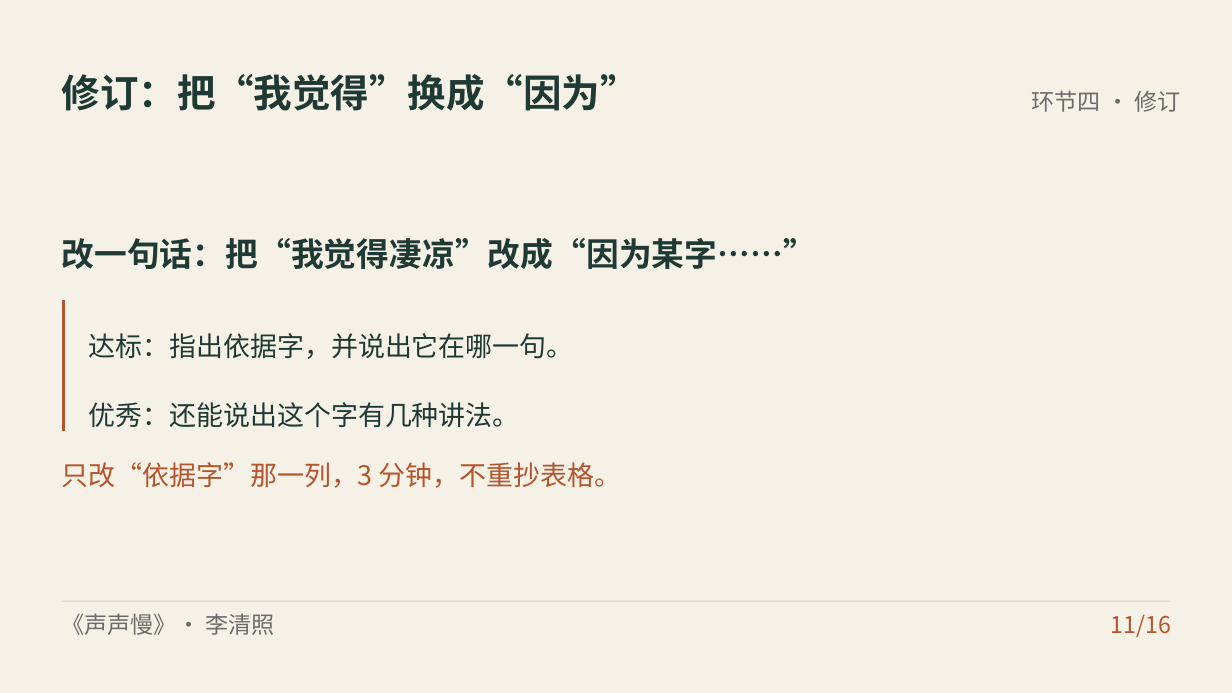
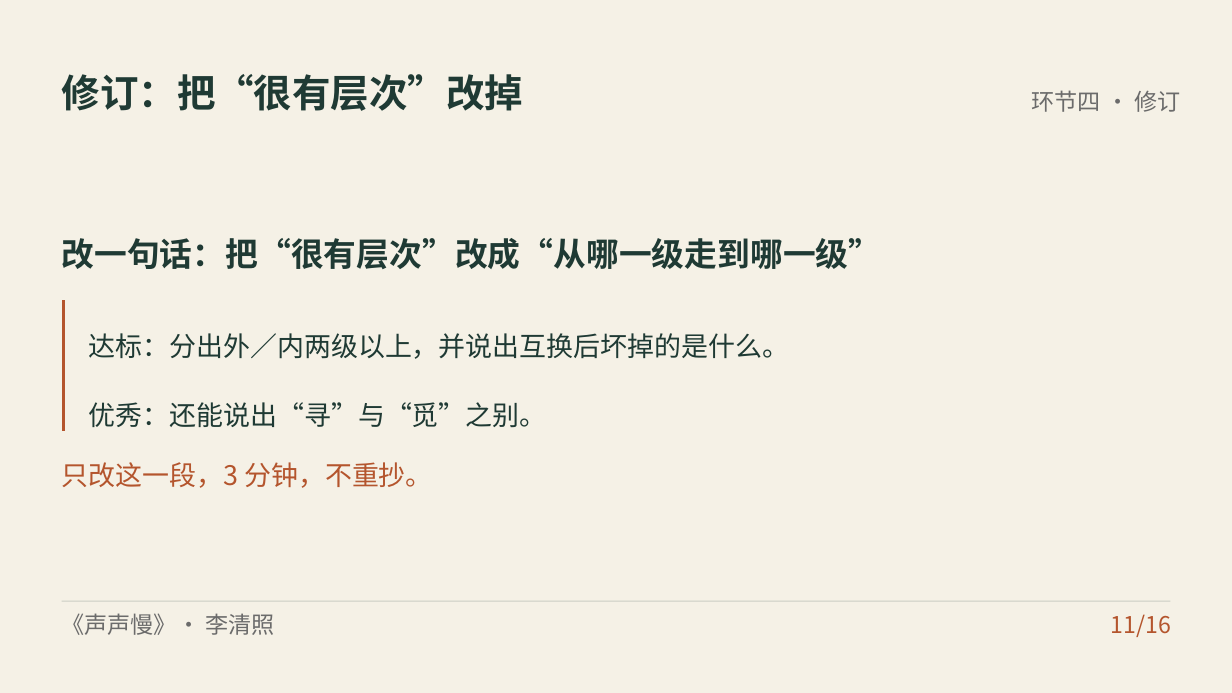
Before and after one commit to zhshy/gaozhong-yuwen-design-orchestrator, a slide deck: slide 11 of examples/声声慢/课件/声声慢.pptx. Drawn at 1232x693 pixels with LibreOffice and Linux fonts; fonts in the diff are those of the drawing. Boxes give left, top, right and bottom in pixels: in the first picture for what was removed or moved away, otherwise in the second. Text is boxed around its words. In the diff, an @@ line names an element or a change of style, - is before the commit and + after.

Commit message:
refactor: 《声声慢》示例按新鉴赏角度整篇重做（2.4.1）
验证 2.4.0 那套角度能不能真的跑出不一样的东西。骨架（十二节、
Σ=45、检测含量规+修订+再验证、红线项）一字未动，换的是角度。

叠字：上一版分"动作/状态"两堆 → 按傅庚生七级分层次，追问"冷冷"
挪到"清清"下面坏掉的是什么（角度二+四）。
意象：上一版分"旧时/如今"两栏 → 找前人的出处（语码）：雁（雁足
传书·归雁洛阳边）、梧桐（寂寞梧桐深院·梧桐树三更雨），再比这一
首怎么转向"如今"（角度五）。
末句：上一版只设计朗读处理 → 加两条反面评价：许昂霄"此词颇带
伧气"、陈廷焯"此不过奇笔耳，并非高调"，要求举词句表态（角度八
+六）。量规优秀档要替对方说出理由。

困难机制：概念混淆 → **缺比较维度**（说得出"好"，说不出"比什么
好、深在哪"）。
诊断任务：三个词写形容词 → **"这十四个字好在哪"**，把学生的皮
相答案原样抄黑板，与叶/傅/陈三家的批评正对；推翻条件写在教案。
再验证：「憔悴损」的主语 → **「守着窗儿，独自怎生得黑」的动词
"得"**（叶嘉莹所讲，"得"=能够）。
卡口：附一由四卡口增至四卡口 + **技法层卡口**。

四份全换：母本 3928／教案 2547／学案 1278／说课稿 2975 汉字
（仍在 2700-3300 区间）。
教学设计 Word 重出：HTML 门禁 100 分（修一处"二级标题后缺导
语"），转换预检通过。
课件 16 页全部重做（页序随三个新任务重排），抽查第 2/6/9/14 页
布局检查通过；页数、页码、顺序核对无重复。STORY.md 与 DESIGN.md
同步重写。根 README 示例节同步改写。

```diff
--- a/examples/声声慢/课件/声声慢.pptx
+++ b/examples/声声慢/课件/声声慢.pptx
@@ text at [62,74,524,111]: text changed @@
-修订：把“我觉得”换成“因为”
+修订：把“很有层次”改掉
@@ text at [62,238,882,269]: text changed @@
-改一句话：把“我觉得凄凉”改成“因为某字……”
+改一句话：把“很有层次”改成“从哪一级走到哪一级”
@@ text at [89,333,790,359]: text changed @@
-达标：指出依据字，并说出它在哪一句。
+达标：分出外／内两级以上，并说出互换后坏掉的是什么。
@@ text at [89,402,547,427]: text changed @@
-优秀：还能说出这个字有几种讲法。
+优秀：还能说出“寻”与“觅”之别。
@@ text at [62,462,433,488]: text changed @@
-只改“依据字”那一列，3 分钟，不重抄表格。
+只改这一段，3 分钟，不重抄。
```
Also in this commit, not shown: 12 other slides changed, 2 slides added, 2 slides removed, 26 other files.
